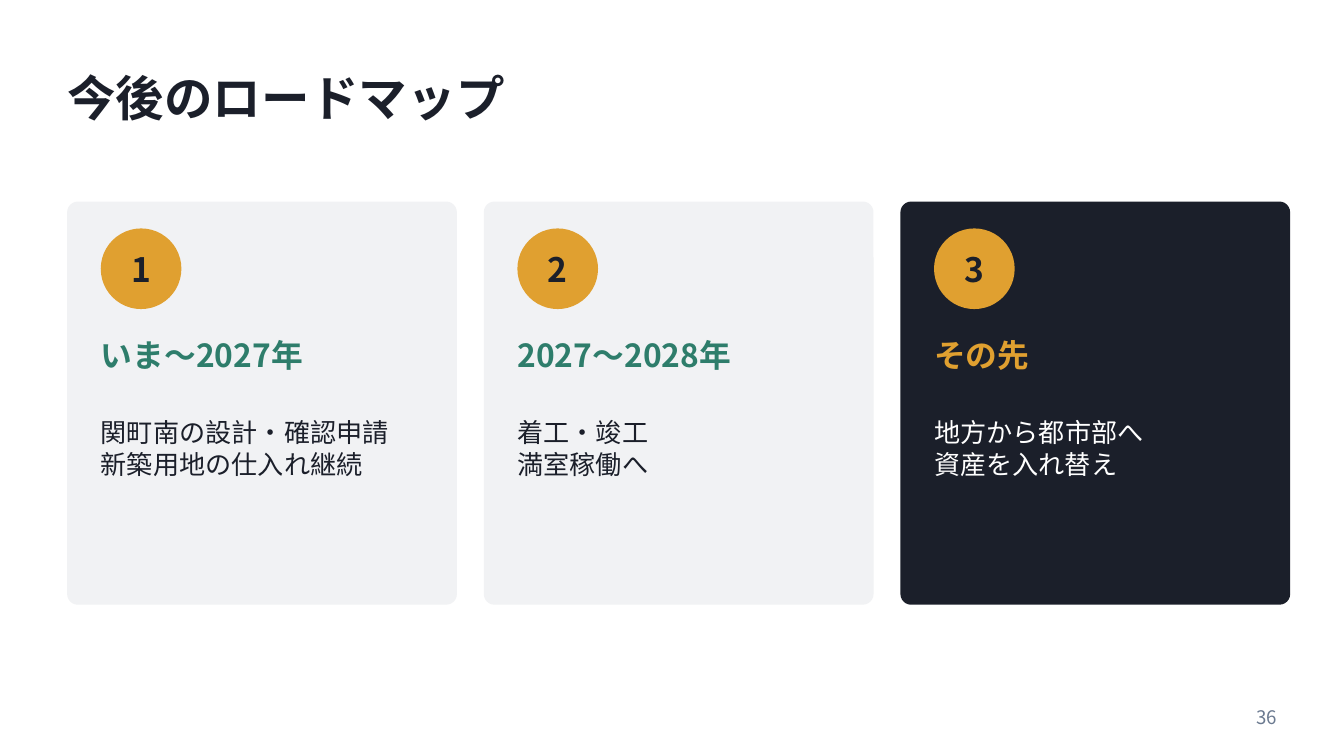
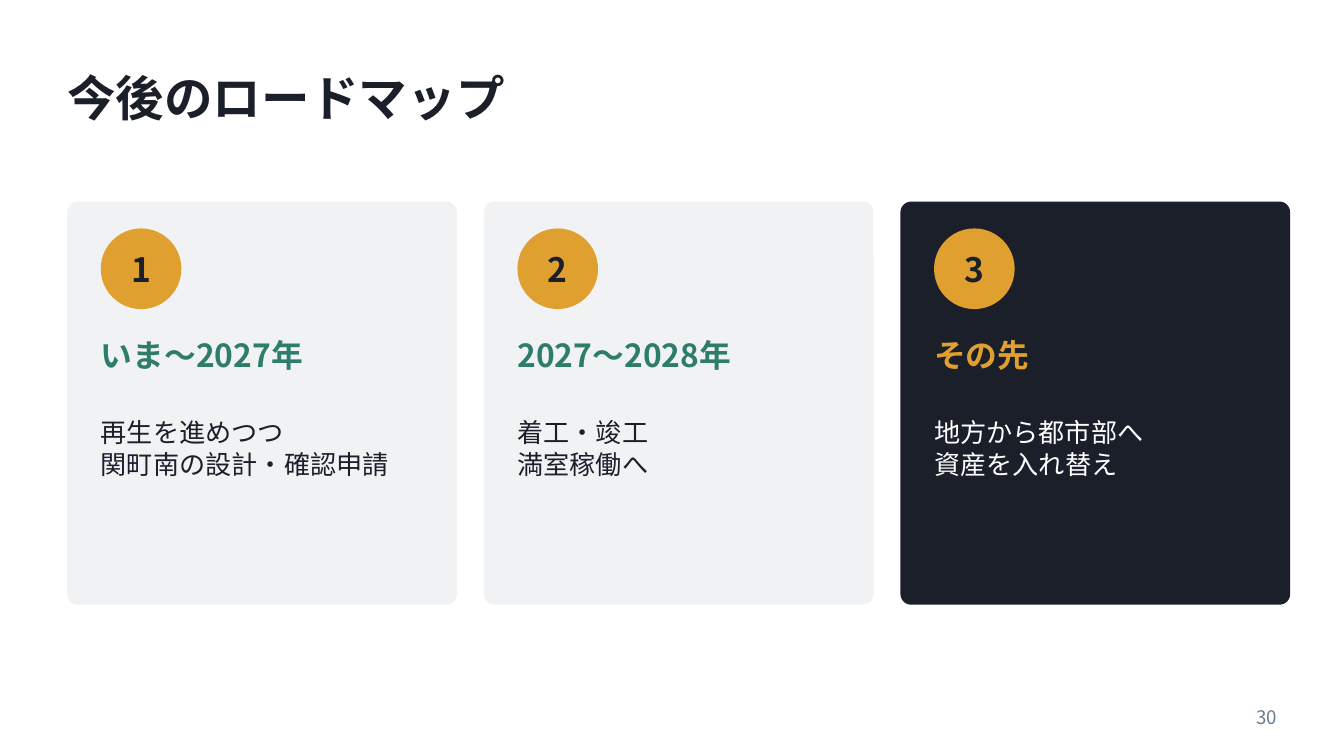
Before and after one commit to daisuke2009/avatars1, a slide deck: slide 30 of presentations/20261023_弱者の戦略_発表資料.pptx (slide 36 before the commit). Drawn at 1344x756 pixels with LibreOffice and Linux fonts; fonts in the diff are those of the drawing. Boxes give left, top, right and bottom in pixels: in the first picture for what was removed or moved away, otherwise in the second. Text is boxed around its words. In the diff, an @@ line names an element or a change of style, - is before the commit and + after.

```diff
--- a/presentations/20261023_弱者の戦略_発表資料.pptx
+++ b/presentations/20261023_弱者の戦略_発表資料.pptx
@@ text at (101, 420, 284, 444): paragraph added @@
+再生を進めつつ
@@ text at (101, 452, 363, 476): paragraph removed @@
-新築用地の仕入れ継続
@@ page number at (1256, 710, 1277, 724): text changed @@
-36
+30
```
Also in this commit, not shown: 13 other slides changed, 3 slides added, 9 slides removed.
